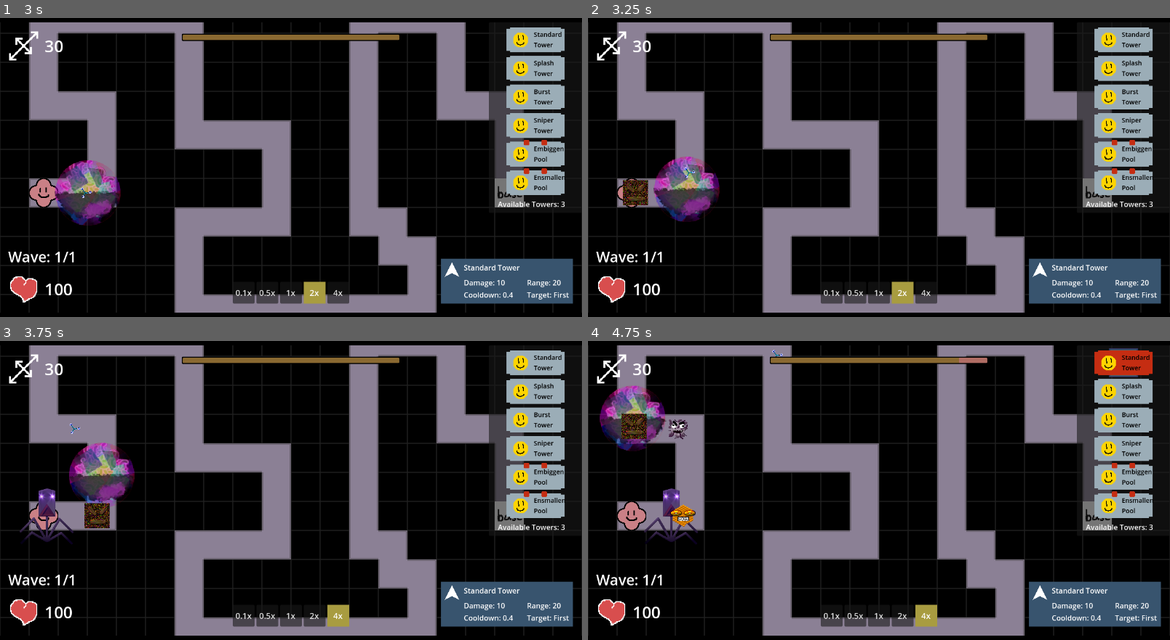
Above: before the commit, frames 1-4 (two rows, left to right).
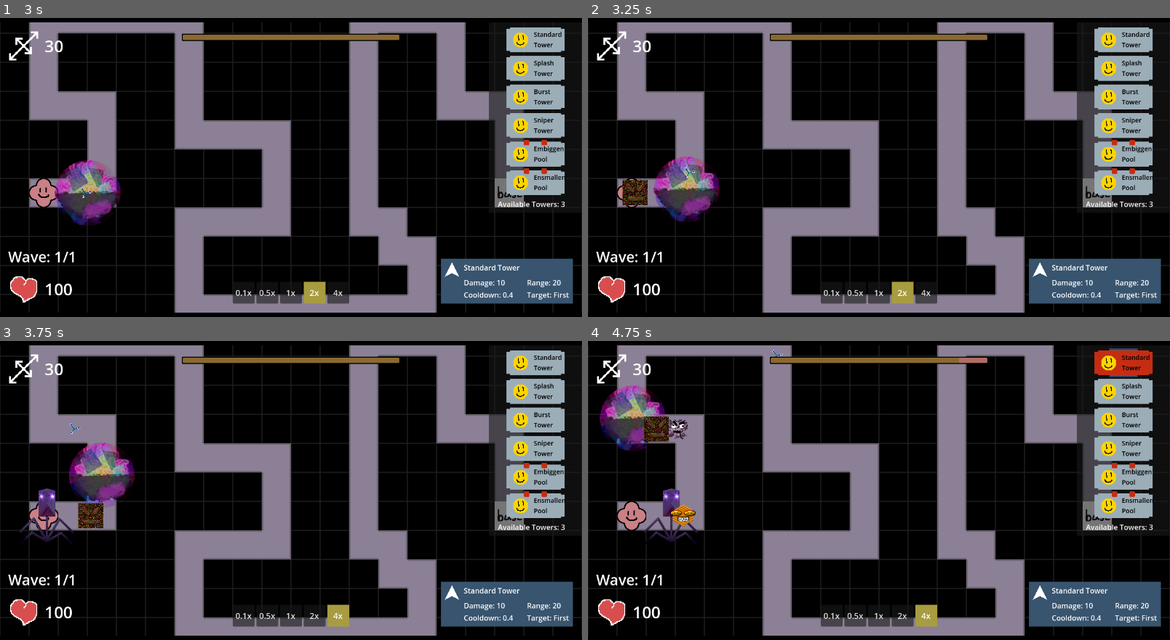
Above: after the commit, the same moments.

Repository: ladybunne/gmtk-game-jam-2024
Game: Godot game, scene res://MainScene.tscn
Two runs of this game, one before a commit and one after it. Both use one fixed random seed, a clock stepped at 60 frames per second and the inputs below.
Inputs:
- Up to frame 1 (3 s): click "0.5x" at 0.5 s; click "0.1x" at 1.25 s; click "1x" at 2 s; click "2x" at 2.75 s
- Up to frame 2 (3.25 s): no input
- Up to frame 3 (3.75 s): click "4x" at 3.5 s
- Up to frame 4 (4.75 s): click "Standard Tower" at 4.25 s

Frame 1 is identical in both runs. In frame 2, 0.3% of the frame differs, in the area x 5-11%, y 54-63%; in frame 3, 0.4%; in frame 4, 0.7%, in the area x 5-14%, y 24-34%.

Commit message:
balance changes

Diff:
--- a/GameThings/Enemy.gd
+++ b/GameThings/Enemy.gd
@@ -87,7 +87,7 @@
 
 func take_damage(damage: float, direction: Vector2):
 	if data.unitType==data.UnitType.Hardening:
-		damage *= clamp(hits_taken/100, 0, 0.5)
+		damage *= lerp(1.0,0.5,hits_taken/100.0)
 	elif data.unitType==data.UnitType.Armoured:
 		damage += hits_taken
 		damage -= 20
@@ -100,6 +100,9 @@
 	checkDead()
 	%ProgressBar.show()
 	update_healthbar()
+	if data.unitType==data.UnitType.Hardening:
+		sprite.material.set_shader_parameter("tint",Vector3(1,1 - hits_taken/100.0,1 - hits_taken/100.0))
+
 
 func debuff(damage: float):
 	update_speed(damage, false)
--- /dev/null
+++ b/GameThings/Enemy.gdshader
@@ -0,0 +1,16 @@
+shader_type canvas_item;
+uniform vec3 tint = vec3(1,1,1);
+
+void vertex() {
+	// Called for every vertex the material is visible on.
+}
+
+void fragment() {
+	vec4 color = texture(TEXTURE,UV);
+	COLOR = vec4(tint * color.rgb, color.a);
+}
+
+//void light() {
+	// Called for every pixel for every light affecting the CanvasItem.
+	// Uncomment to replace the default light processing function with this one.
+//}
--- a/GameThings/Enemy.tscn
+++ b/GameThings/Enemy.tscn
@@ -1,9 +1,14 @@
-[gd_scene load_steps=9 format=3 uid="uid://0wjxf4s3ct76"]
+[gd_scene load_steps=11 format=3 uid="uid://0wjxf4s3ct76"]
 
 [ext_resource type="Script" path="res://GameThings/Enemy.gd" id="1_6ags1"]
 [ext_resource type="Script" path="res://GameThings/EnemyPolygon.gd" id="2_ejndl"]
+[ext_resource type="Shader" path="res://GameThings/Enemy.gdshader" id="3_5c3ra"]
 [ext_resource type="Texture2D" uid="uid://dclvyml5pwh6p" path="res://Assets/Sprites/Enemies/Germ.png" id="3_md6x7"]
 [ext_resource type="Texture2D" uid="uid://0ap8fe7kqpwc" path="res://Assets/Sprites/debuffparticle.png" id="4_wsixm"]
+
+[sub_resource type="ShaderMaterial" id="ShaderMaterial_fpdyh"]
+shader = ExtResource("3_5c3ra")
+shader_parameter/tint = Vector3(1, 1, 1)
 
 [sub_resource type="CircleShape2D" id="CircleShape2D_st7nf"]
 radius = 24.0
@@ -29,6 +34,7 @@
 [node name="Sprite2D" type="Sprite2D" parent="."]
 unique_name_in_owner = true
 texture_filter = 1
+material = SubResource("ShaderMaterial_fpdyh")
 texture = ExtResource("3_md6x7")
 
 [node name="CollisionShape2D" type="CollisionShape2D" parent="."]
--- a/GameThings/Tower.gd
+++ b/GameThings/Tower.gd
@@ -86,7 +86,6 @@
 		TowerData.TowerType.Ensmallen:
 			damage *= currentCost/4
 		TowerData.TowerType.Sniper:
-			cooldown -= currentCost/10
 			damage *= currentCost/8
 
 
--- a/GameThings/WaveResources/EnemyResources/ExampleHard.tres
+++ b/GameThings/WaveResources/EnemyResources/ExampleHard.tres
@@ -9,6 +9,6 @@
 unitType = 4
 color = Color(0.519674, 0.261612, 0, 1)
 scaleMultiplier = 0.5
-startHealth = 200.0
-startSpeed = 80.0
+startHealth = 400.0
+startSpeed = 70.0
 sprite = ExtResource("2_jbhmw")
--- a/Scenes/UI/UI.tscn
+++ b/Scenes/UI/UI.tscn
@@ -11,12 +11,57 @@
 [ext_resource type="PackedScene" uid="uid://dw0t4n08wc5g5" path="res://GameThings/TowerButton.tscn" id="9_0k1bh"]
 [ext_resource type="PackedScene" path="res://Scenes/UI/BaseHealthUI.tscn" id="9_8ccqo"]
 [ext_resource type="Script" path="res://GameThings/TowerResources/TowerData.gd" id="11_2auba"]
-[ext_resource type="Resource" uid="uid://bwmbm3j4cnijd" path="res://GameThings/TowerResources/SplashTower.tres" id="11_nu673"]
 [ext_resource type="Texture2D" uid="uid://bbq5xgac2stx0" path="res://Assets/Sprites/blueSquare.png" id="12_epqg0"]
-[ext_resource type="Resource" uid="uid://b3w47aflwvwyn" path="res://GameThings/TowerResources/CapacityTower.tres" id="12_w0twx"]
 [ext_resource type="Texture2D" uid="uid://c7wsooxicpfxa" path="res://Assets/Sprites/handle2.png" id="12_wid68"]
-[ext_resource type="Resource" uid="uid://cxyb6r4du4xxy" path="res://GameThings/TowerResources/SniperTower.tres" id="13_r8h2x"]
 [ext_resource type="PackedScene" uid="uid://cpu00utrln8y5" path="res://Scenes/UI/EndScreenUI.tscn" id="17_icfck"]
+
+[sub_resource type="Resource" id="Resource_aoyh2"]
+resource_local_to_scene = true
+script = ExtResource("11_2auba")
+damage = 5.0
+cooldown = 0.75
+target_range = 140.0
+splash_range = 50.0
+ammo_capacity = 10.0
+rate_of_fire = 0.1
+type = 0
+shot_sfx_string = "bang"
+
+[sub_resource type="Resource" id="Resource_et17s"]
+resource_local_to_scene = true
+script = ExtResource("11_2auba")
+damage = 9.0
+cooldown = 3.0
+target_range = 170.0
+splash_range = 50.0
+ammo_capacity = 10.0
+rate_of_fire = 0.1
+type = 2
+shot_sfx_string = "pshh"
+
+[sub_resource type="Resource" id="Resource_kts2n"]
+resource_local_to_scene = true
+script = ExtResource("11_2auba")
+damage = 4.0
+cooldown = 3.5
+target_range = 75.0
+splash_range = null
+ammo_capacity = 10.0
+rate_of_fire = 0.1
+type = 1
+shot_sfx_string = "T"
+
+[sub_resource type="Resource" id="Resource_iywnu"]
+resource_local_to_scene = true
+script = ExtResource("11_2auba")
+damage = 75.0
+cooldown = 5.0
+target_range = 270.0
+splash_range = 200.0
+ammo_capacity = 10.0
+rate_of_fire = 0.1
+type = 5
+shot_sfx_string = "bang"
 
 [sub_resource type="Resource" id="Resource_fokb6"]
 resource_local_to_scene = true
@@ -177,24 +222,25 @@
 
 [node name="Button" parent="TowerCreateUI/Panel/Container" instance=ExtResource("9_0k1bh")]
 layout_mode = 2
+data = SubResource("Resource_aoyh2")
 
 [node name="Button2" parent="TowerCreateUI/Panel/Container" instance=ExtResource("9_0k1bh")]
 layout_mode = 2
-data = ExtResource("11_nu673")
+data = SubResource("Resource_et17s")
 
 [node name="Label" parent="TowerCreateUI/Panel/Container/Button2" index="1"]
 text = "Splash Tower"
 
 [node name="Button3" parent="TowerCreateUI/Panel/Container" instance=ExtResource("9_0k1bh")]
 layout_mode = 2
-data = ExtResource("12_w0twx")
+data = SubResource("Resource_kts2n")
 
 [node name="Label" parent="TowerCreateUI/Panel/Container/Button3" index="1"]
 text = "Burst Tower"
 
 [node name="Button6" parent="TowerCreateUI/Panel/Container" instance=ExtResource("9_0k1bh")]
 layout_mode = 2
-data = ExtResource("13_r8h2x")
+data = SubResource("Resource_iywnu")
 
 [node name="Label" parent="TowerCreateUI/Panel/Container/Button6" index="1"]
 text = "Sniper Tower"
Not shown: 1 places in GameThings/Spawner.tscn that only renumber resources
Not shown: 1 places in Scenes/TestLevel.tscn that only renumber resources
Not shown: 1 places in Scenes/UI/UI.tscn that only renumber resources
